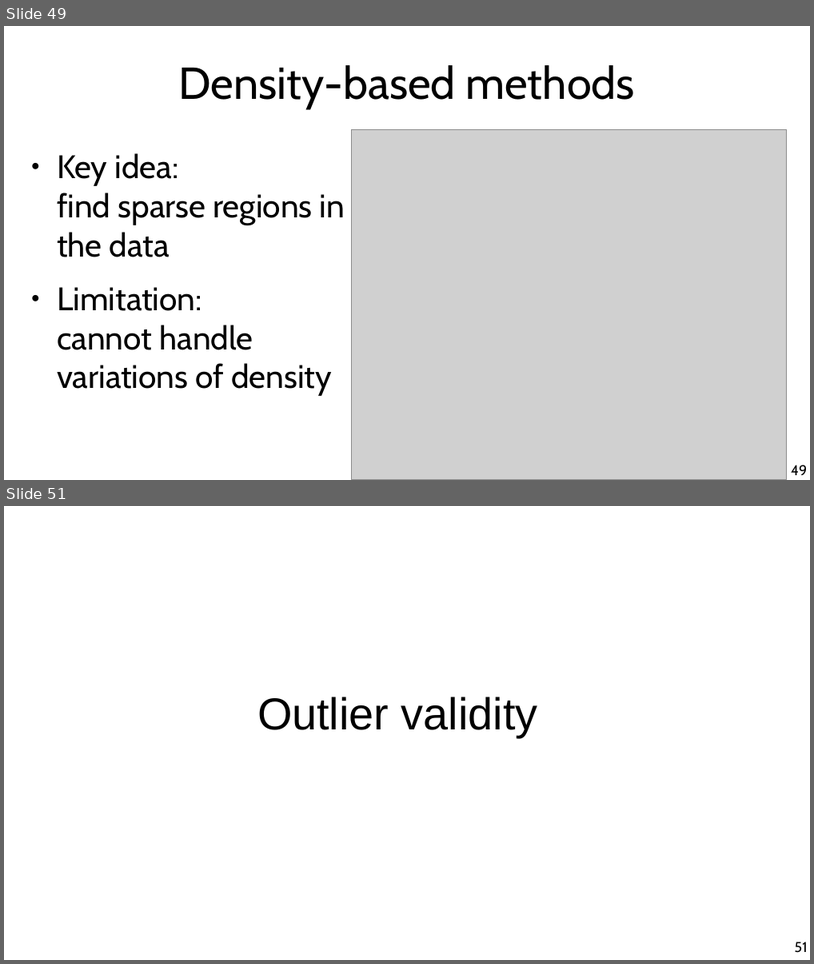
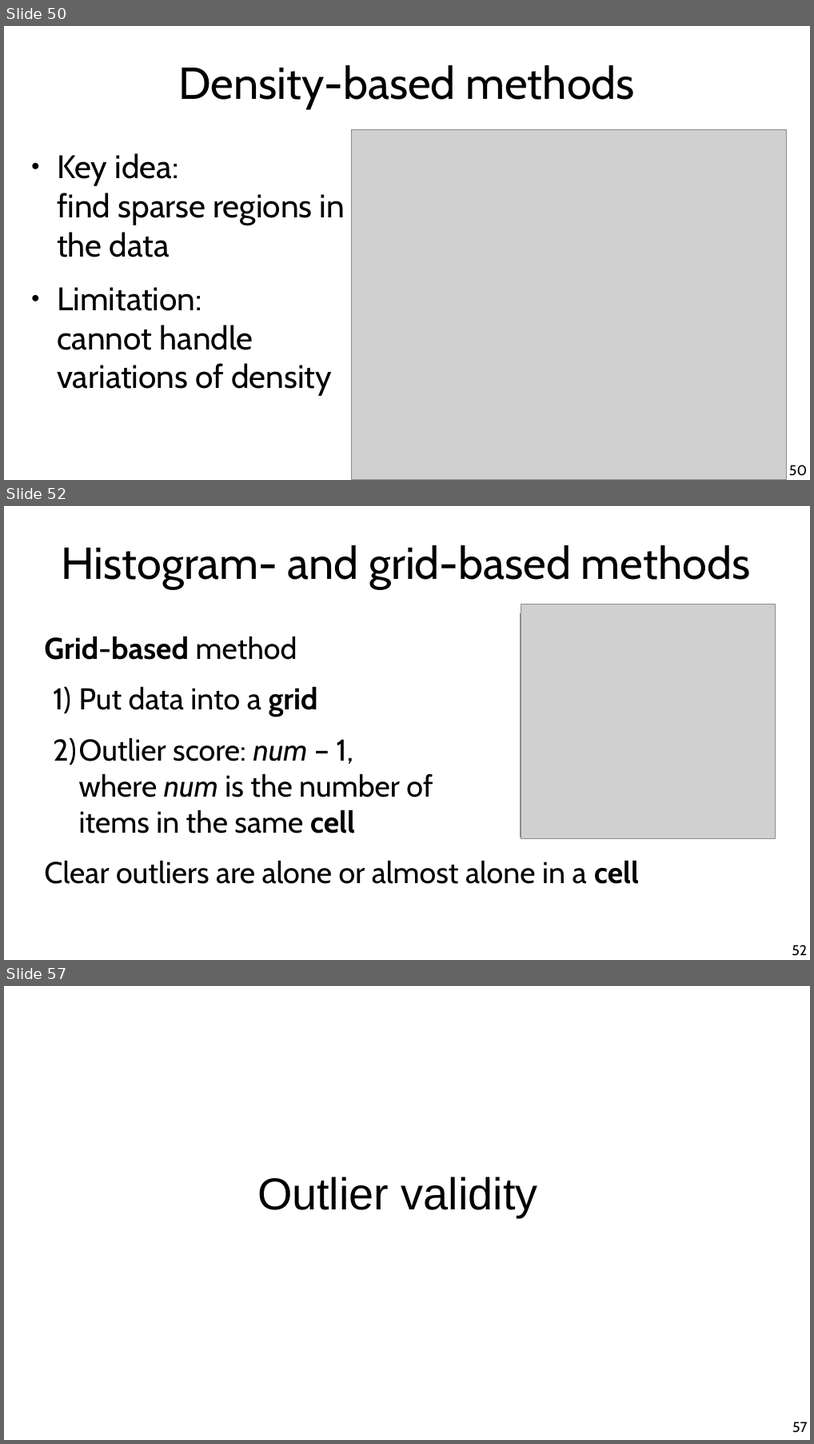
Before and after one commit to chatox/data-mining-course, a slide deck: theory/tt09_outlier_detection.odp. Shown one above the other, each under a label of ours: slides 49 and 51 before the commit, slides 50, 52 and 57 after it; the slides between them are not shown. The pictures are 814x964 and 814x1444 pixels, drawn with LibreOffice and Linux fonts; fonts in the diff are those of the drawing; grey boxes stand for pictures. Boxes give left, top, right and bottom in pixels: in the first picture for what was removed or moved away, otherwise in the second. Text is boxed around its words. In the diff, an @@ line names an element or a change of style, - is before the commit and + after.

```diff
--- a/theory/tt09_outlier_detection.odp
+++ b/theory/tt09_outlier_detection.odp
@@ slide 52 added at <box>4,506,810,960</box>, background #FFFFFF @@
@@ title added at <box>62,545,751,589</box>, 44 pt, text #000000 @@
+Histogram- and grid-based methods
@@ picture added at <box>521,613,771,836</box> @@
@@ picture added at <box>522,604,776,838</box> @@
@@ text added at <box>44,636,639,884</box>, 29.6 pt, text #000000 @@
+Grid-based method
+1) Put data into a grid
+2) Outlier score: num – 1,
+   where num is the number of
+   items in the same cell
+Clear outliers are alone or almost alone in a cell
@@ page number added at <box>792,944,807,956</box>, 14 pt, text #000000 @@
+52
@@ what was slide 49 is now slide 50 @@
@@ page number at <box>790,464,807,476</box>: text changed @@
-49
+50
@@ what was slide 51 is now slide 57 @@
@@ page number at <box>793,1421,808,1432</box>: text changed @@
-51
+57
```
Also in this commit, not shown: 10 slides changed, 9 other slides added, 1 slide removed.
